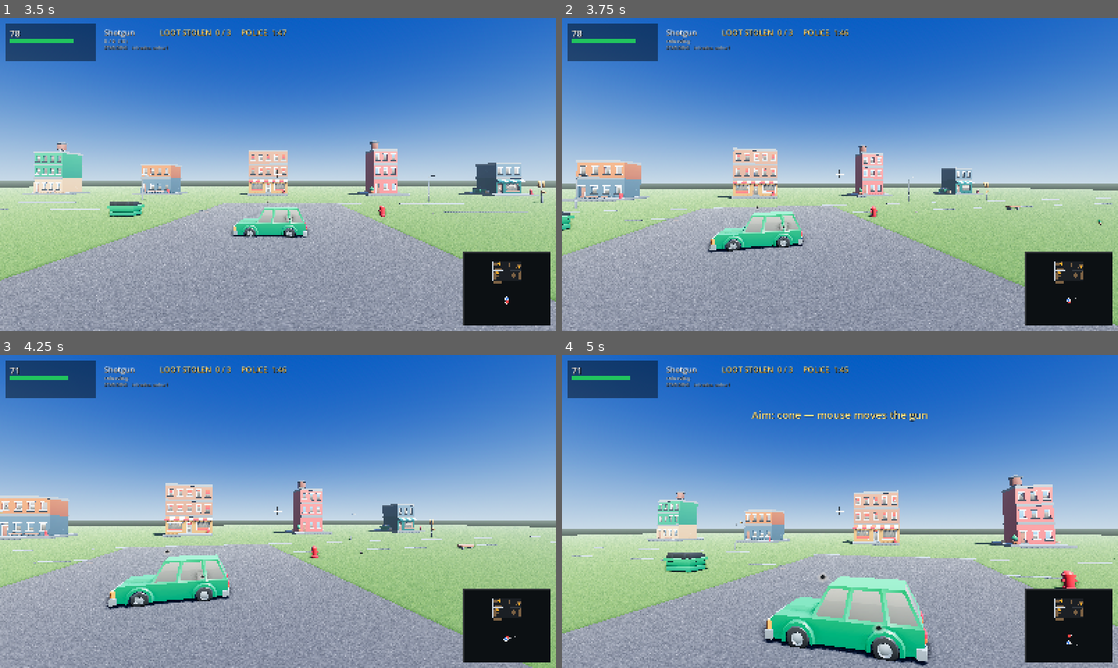
Above: before the commit, frames 1-4 (two rows, left to right).
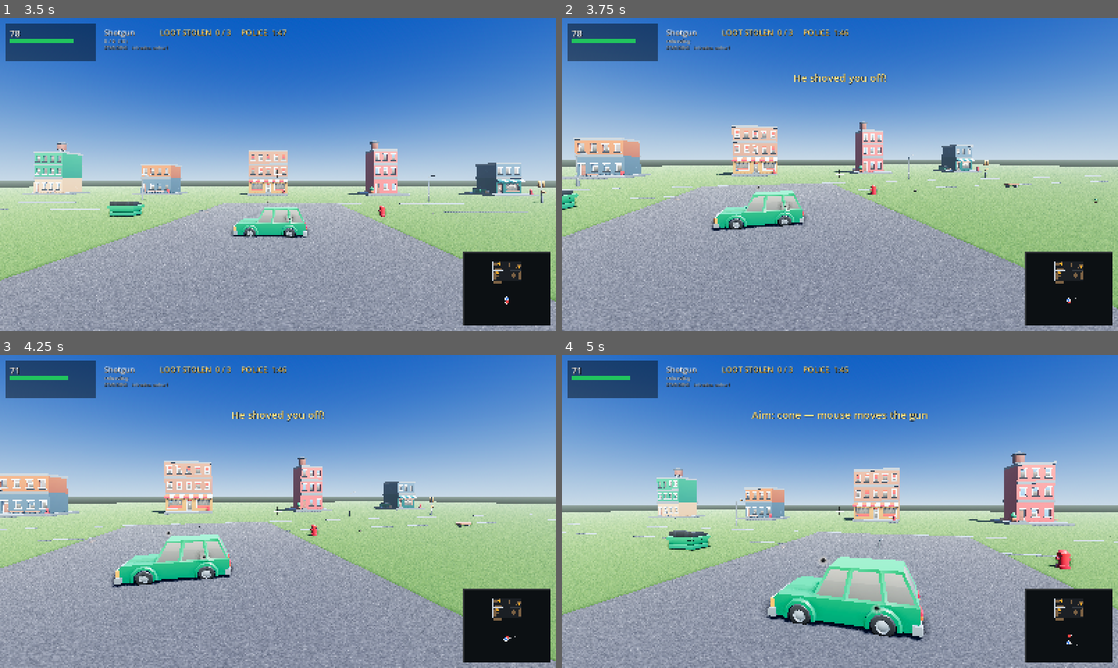
Above: after the commit, the same moments.

Repository: richardbrandel/home-invasion-godot
Game: Godot game, scene res://scenes/main.tscn
Two runs of this game, one before a commit and one after it. Both use one fixed random seed, a clock stepped at 60 frames per second and the inputs below.
Inputs (mouse positions are in pixels of both pictures, inside the frame that each line leads up to):
- Up to frame 1 (3.5 s): tap Enter at 0.5, 0.6 s; move the mouse to (305, 174) at 0.52 s; hold W from 0.53 s (still down); click (305, 174) at 0.67 s; move the mouse to (250, 174) at 1.27 s; tap 1 at 1.35 s; move the mouse to (289, 168) at 2.02 s; tap 2 at 2.1 s; move the mouse to (272, 180) at 2.77 s; tap F at 2.85 s; click (272, 180) at 2.92 s
- Up to frame 2 (3.75 s): keep holding W; move the mouse to (878, 177) at 3.52 s; tap R at 3.6 s
- Up to frame 3 (4.25 s): keep holding W
- Up to frame 4 (5 s): keep holding W; move the mouse to (795, 508) at 4.27 s; tap T at 4.35 s

Frame 1 is identical in both runs. In frame 2, 50% of the frame differs, in the area x 0-100%, y 16-100%; in frame 3, 51%; in frame 4, 55%, in the area x 0-100%, y 19-100%.

Commit message:
Let the intruder put his hands on you
He had NO answer at contact range at all. Inside two metres he would simply stand and fire,
which made a man close enough to grab you LESS dangerous than one across the room — walking
into him was the correct play, which is the opposite of how a home invasion works.

Inside THIEF_SHOVE_RANGE he shoves instead. It knocks the homeowner back, spoils his aim,
and stops him firing for 0.9 s, on a 2.6 s cooldown. He will not do it while carrying: his
hands are full, which is also the state in which he is genuinely harmless.

It is checked BEFORE the fear branch, because a man already close enough to touch you does
not first stop to decide whether to run.

Six new tests: out of reach it fails, in reach it lands, it spoils your aim, it drives you
back, it will not fire twice in a row, and a laden intruder has no hands free. Verified in
the game — he walks into you unprompted and the banner reads "He shoved you off!"

91 sim tests, 38 actor tests, heist 7/7, wallshot clean, hit zones clean.

Diff:
--- a/scripts/game.gd
+++ b/scripts/game.gd
@@ -812,8 +812,10 @@
 				Sim.load_magazine(player)
 		player["cd"] -= delta
 		player["shove_cd"] = maxf(0.0, float(player["shove_cd"]) - delta)
+		player["stagger"] = maxf(0.0, float(player["stagger"]) - delta)
+		# a man with his hands on you is a man you cannot aim through
 		if fire_held and player["cd"] <= 0.0 and player["reloading"] <= 0.0 \
-		and player["mag"] > 0:
+		and player["mag"] > 0 and float(player["stagger"]) <= 0.0:
 			_fire()
 
 		Sim.step_thief(thief, player, loot, events, delta)
@@ -959,6 +961,14 @@
 				_start_van_leave()
 				state = "lose"
 				_show_overlay(false)
+			"thiefShove":
+				# He is on you. This is the one moment the game should feel like a fight
+				# rather than a duel, so it shoves the view as well as the message.
+				msg = "He shoved you off!"
+				msg_t = 1.4
+				pitch = clampf(pitch + 0.10, PITCH_MIN, PITCH_MAX)
+				recoil_recover += 0.06
+				_play_at("impact", Vector3(player["pos"].x, 1.2, player["pos"].y), 0.0)
 			"shoved":
 				# This is the moment the game most needed a sentence: you have just done
 				# something the HUD has never had a word for.
--- a/scripts/sim.gd
+++ b/scripts/sim.gd
@@ -185,6 +185,14 @@
 const SHOVE_FEAR := 2.0
 const SHOVE_PUSH := 0.45      # metres he is driven back
 const SHOVE_CD := 0.8
+## At arm's length the intruder does not shoot you, he puts his hands on you. He had NO
+## answer at contact range at all — he would stand and fire, which made a man close enough
+## to grab you less dangerous than one across the room, and made walking into him the
+## correct play. He still will not do it while carrying: his hands are full.
+const THIEF_SHOVE_RANGE := 1.5
+const THIEF_SHOVE_CD := 2.6
+const THIEF_SHOVE_STAGGER := 0.9
+const THIEF_SHOVE_PUSH := 0.55
 ## How long he is off balance and cannot pick anything up again. WITHOUT THIS THE SHOVE IS
 ## NEARLY POINTLESS: he is shoved 0.45 m and the grab range is 1.4 m, so he re-took the item
 ## on the very next frame — measured, not guessed. He has to stoop for it.
@@ -507,6 +515,7 @@
 		"hp": THIEF_MAX_HP, "alive": true, "weapon": "pistol",
 		"crouching": false, "sprinting": false, "vel": Vector2.ZERO,
 		"mag": 12, "mags": {"pistol": 12, "shotgun": 6}, "shove_cd": 0.0,
+		"stagger": 0.0,
 		"reserve": RESERVE.duplicate(), "cd": 0.0, "reloading": 0.0,
 	}
 
@@ -577,6 +586,30 @@
 	return true
 
 
+## The intruder shoves the homeowner. Returns true if it landed.
+##
+## He had no answer at contact range: he would simply stand and fire, so a man close enough
+## to grab you was LESS dangerous than one across the room and walking into him was the
+## correct play. It knocks you back, spoils your aim, and stops you firing for a moment.
+## He will not do it while carrying anything — his hands are full.
+static func thief_shove(thief: Dictionary, player: Dictionary, events: Array) -> bool:
+	if not thief["alive"] or bool(thief.get("escaped", false)):
+		return false
+	if String(thief["carry"]) != "":
+		return false
+	if float(thief.get("shove_cd", 0.0)) > 0.0:
+		return false
+	var to: Vector2 = (player["pos"] as Vector2) - (thief["pos"] as Vector2)
+	if to.length() > THIEF_SHOVE_RANGE or to.length() < 0.001:
+		return false
+	thief["shove_cd"] = THIEF_SHOVE_CD
+	player["stagger"] = maxf(float(player.get("stagger", 0.0)), THIEF_SHOVE_STAGGER)
+	player["pos"] = resolve_circle(
+		(player["pos"] as Vector2) + to.normalized() * THIEF_SHOVE_PUSH, PLAYER_RADIUS)
+	events.append({"type": "thiefShove"})
+	return true
+
+
 static func create_thief() -> Dictionary:
 	return {
 		"pos": DROP + Vector2(0, 0.5), "prev": DROP + Vector2(0, 0.5), "yaw": PI,
@@ -585,7 +618,7 @@
 		"carry": "", "target": "", "route": [], "mode": "hunt",
 		"stuck_t": 0.0, "aim": 0.0, "stagger": 0.0, "hits": 0,
 		"fear": 0.0, "escaped": false, "last_seen": Vector2.ZERO, "speed": 0.0,
-		"searched": [], "alarm": -1.0, "sirens": false, "regrab": 0.0,
+		"searched": [], "alarm": -1.0, "sirens": false, "regrab": 0.0, "shove_cd": 0.0,
 	}
 
 static func create_loot() -> Array[Dictionary]:
@@ -613,6 +646,7 @@
 	if thief["reloading"] > 0.0:
 		thief["reloading"] -= dt
 	thief["regrab"] = maxf(0.0, float(thief["regrab"]) - dt)
+	thief["shove_cd"] = maxf(0.0, float(thief["shove_cd"]) - dt)
 	if thief["escaped"]:
 		return false
 
@@ -632,6 +666,10 @@
 				events.append({"type": "sirens"})
 			# he drops everything and runs, exactly as if he had been shot at
 			thief["fear"] = maxf(float(thief["fear"]), FEAR_FLEE)
+
+	# At arm's length he grabs rather than shoots. Checked before the fear branch, because
+	# a man already close enough to touch you does not first decide whether to run.
+	thief_shove(thief, player, events)
 
 	# ---- decide
 	#
--- a/test/test_sim.gd
+++ b/test/test_sim.gd
@@ -588,6 +588,42 @@
 	check("though he does come back for it", back,
 		"carrying '%s' again" % thief["carry"])
 
+	# ---- and he can put his hands on YOU
+	_banner("the intruder's hands")
+	player = Sim.create_player()
+	thief = Sim.create_thief()
+	loot = Sim.create_loot()
+	player["pos"] = Vector2(0.0, -11.0)
+	thief["pos"] = Vector2(0.0, -8.0)          # 3 m away
+	events = []
+	check("at three metres he does not lay a hand on you",
+		not Sim.thief_shove(thief, player, events),
+		"reach is %.1f m" % Sim.THIEF_SHOVE_RANGE)
+
+	thief["pos"] = Vector2(0.0, -9.9)          # 1.1 m
+	var ppos_before: Vector2 = player["pos"]
+	events = []
+	var grabbed: bool = Sim.thief_shove(thief, player, events)
+	var knocked_to: float = (player["pos"] as Vector2).y
+	check("inside reach he does", grabbed, "landed=%s" % grabbed)
+	check("it spoils your aim", float(player["stagger"]) >= Sim.THIEF_SHOVE_STAGGER,
+		"stagger=%.2f s" % player["stagger"])
+	check("and it drives you back", knocked_to < ppos_before.y,
+		"from %.2f m to %.2f m" % [ppos_before.y, knocked_to])
+	events = []
+	check("but not twice in a row", not Sim.thief_shove(thief, player, events),
+		"cooldown is %.1f s" % Sim.THIEF_SHOVE_CD)
+
+	# his hands are full when he is carrying, which is also when he is harmless
+	thief = Sim.create_thief()
+	player = Sim.create_player()
+	player["pos"] = Vector2(0.0, -11.0)
+	thief["pos"] = Vector2(0.0, -9.9)
+	thief["carry"] = "TV"
+	events = []
+	check("a laden intruder has no hands free to grab you",
+		not Sim.thief_shove(thief, player, events), "carrying the %s" % thief["carry"])
+
 	# ---- thief stays in bounds
 	player = Sim.create_player()
 	thief = Sim.create_thief()
